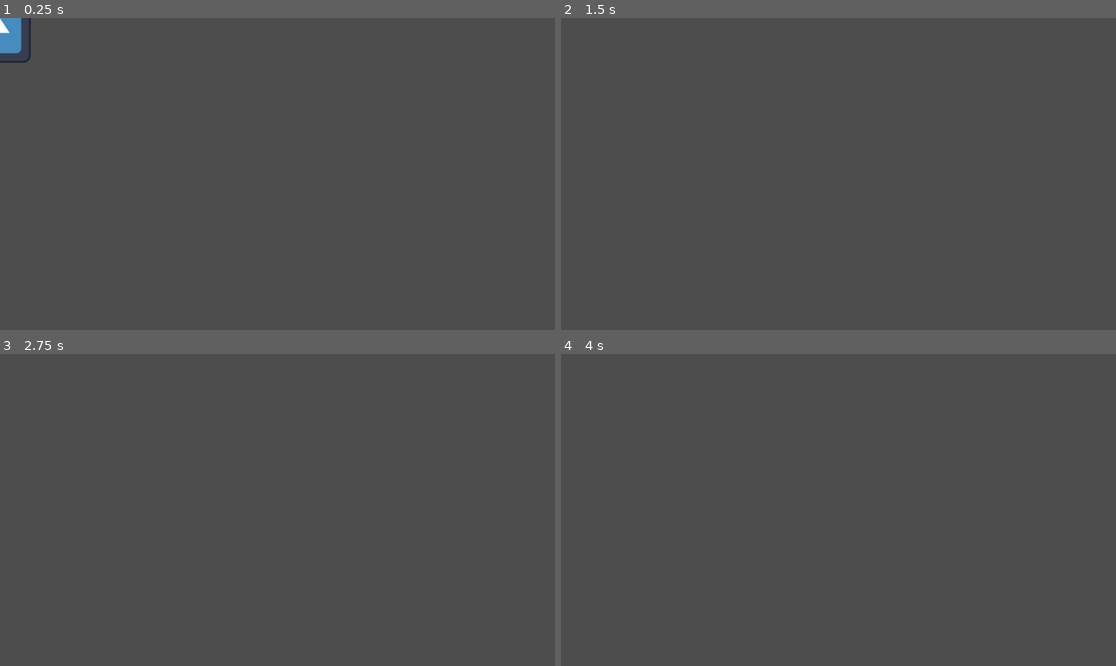
Above: before the commit, frames 1-4 (two rows, left to right).
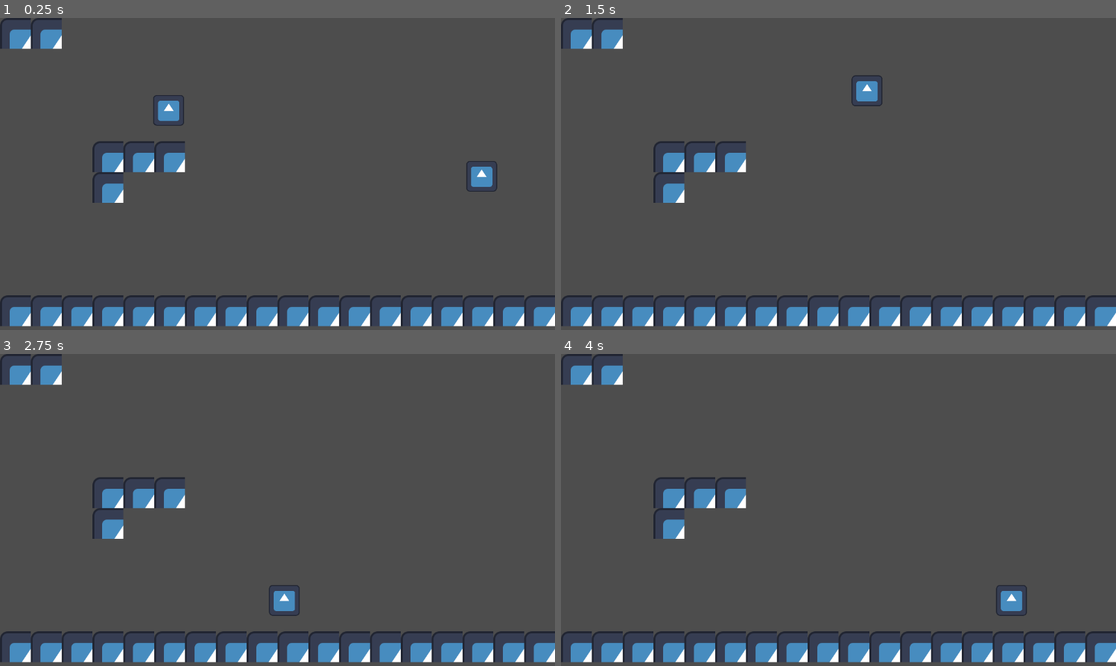
Above: after the commit, the same moments.

Repository: piksalchaos/Dreaming-Divergence
Game: Godot game, scene res://scenes/test_level.tscn
Same seed, same stepped clock (60 frames per second), same inputs: the game is played once before the commit and once after it. Before the commit the project starts from res://scenes/player.tscn. The engine's default icon, where the game draws it, is replaced by a stand-in: a white triangle on a blue panel in a dark square.
Inputs:
- Up to frame 1 (0.25 s): no input
- Up to frame 2 (1.5 s): hold D (move_right) from 0.53 s (still down); tap Space (move_jump) at 0.77 s
- Up to frame 3 (2.75 s): tap Space (move_jump) at 1.52 s; release D (move_right) at 2.03 s; hold A (move_left) from 2.03 s (still down)
- Up to frame 4 (4 s): release A (move_left) at 2.78 s; hold D (move_right) from 2.78 s (still down); tap Space (move_jump) at 3.02, 3.77 s

The runs differ from the first frame. In frame 1, 8.2% of the frame differs, in the area x 0-100%, y 0-99%; in frame 2, 7.7%; in frame 3, 7.7%; in frame 4, 7.7%.

Commit message:
fixed scaling of sprites and tiles

Diff:
--- a/project.godot
+++ b/project.godot
@@ -11,7 +11,7 @@
 [application]
 
 config/name="Counterspell"
-run/main_scene="res://scenes/player.tscn"
+run/main_scene="res://scenes/test_level.tscn"
 config/features=PackedStringArray("4.3", "GL Compatibility")
 config/icon="res://icon.svg"
 
--- /dev/null
+++ b/scenes/main.tscn
@@ -0,0 +1,3 @@
+[gd_scene format=3 uid="uid://crt7lkxb7t3qt"]
+
+[node name="Node2D" type="Node2D"]
--- a/scenes/player.tscn
+++ b/scenes/player.tscn
@@ -4,7 +4,7 @@
 [ext_resource type="Texture2D" uid="uid://dn6628dggx1f6" path="res://icon.svg" id="1_x2gi8"]
 
 [sub_resource type="RectangleShape2D" id="RectangleShape2D_jo1dt"]
-size = Vector2(127, 128)
+size = Vector2(64, 64)
 
 [sub_resource type="AtlasTexture" id="AtlasTexture_sjplt"]
 atlas = ExtResource("1_x2gi8")
@@ -25,9 +25,9 @@
 script = ExtResource("1_ae77p")
 
 [node name="CollisionShape2D" type="CollisionShape2D" parent="."]
-position = Vector2(0.5, 0)
 shape = SubResource("RectangleShape2D_jo1dt")
 
 [node name="AnimatedSprite2D" type="AnimatedSprite2D" parent="."]
 texture_filter = 1
+scale = Vector2(0.5, 0.5)
 sprite_frames = SubResource("SpriteFrames_tw6i3")
--- a/scenes/test_level.tscn
+++ b/scenes/test_level.tscn
@@ -1,10 +1,9 @@
 [gd_scene load_steps=3 format=4 uid="uid://buuk825qfl0fd"]
 
-[ext_resource type="TileSet" uid="uid://cx8c4gf4eg0a8" path="res://scenes/tile_set.tres" id="1_bl60q"]
+[ext_resource type="TileSet" uid="uid://itdcv68mp20x" path="res://scenes/tile_set.tres" id="1_bl60q"]
 [ext_resource type="PackedScene" uid="uid://df8yprbv6s7ll" path="res://scenes/player.tscn" id="2_8ek7u"]
 
 [node name="TileMapLayer" type="TileMapLayer"]
-scale = Vector2(0.5, 0.5)
 tile_map_data = PackedByteArray("AAAAAP//AQAAAAAAAAAAAAAAAQAAAAAAAAD//wAAAQAAAAAAAAD/////AQAAAAAAAAABAP//AQAAAAAAAAABAA …(480 unchanged characters)…
 tile_set = ExtResource("1_bl60q")
 
--- a/scenes/tile_set.tres
+++ b/scenes/tile_set.tres
@@ -6,7 +6,7 @@
 
 [sub_resource type="TileSetAtlasSource" id="TileSetAtlasSource_vvnfq"]
 texture = ExtResource("1_b6h3j")
-texture_region_size = Vector2i(128, 128)
+texture_region_size = Vector2i(64, 64)
 0:0/0 = 0
 0:0/0/physics_layer_0/polygon_0/points = PackedVector2Array(-64, -64, 64, -64, 64, 64, -64, 64)
 1:0/0 = 0
@@ -74,7 +74,7 @@
 7:7/0 = 0
 
 [resource]
-tile_size = Vector2i(128, 128)
+tile_size = Vector2i(64, 64)
 physics_layer_0/collision_layer = 1
 sources/0 = SubResource("TileSetScenesCollectionSource_xp4yd")
 sources/1 = SubResource("TileSetAtlasSource_vvnfq")
Not shown: 1 places in scenes/tile_set.tres that only renumber resources
